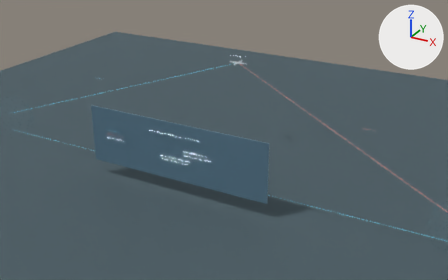
The Blender file projeto/figures/radome_two_nodes_aircraft_100km.blend as it was, and as the next commit left it.
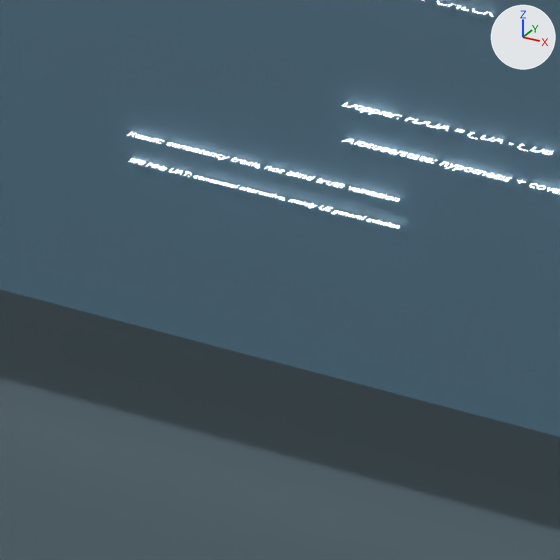
Each version appears first from a camera (50 mm lens) standing at (58.2, -94.0, 55.6) and looking at (7.2, -1.2, 9.2), and next in a close-up on the part from 32% to 46% of the width and 50% to 72% of the height. The axes (+X, +Y, +Z) are drawn at upper right. The lights are the same throughout. The first two pictures are the older version.

In view in the first close-up: 'Observable fusion panel', 'Terrain plane' and 5 more.
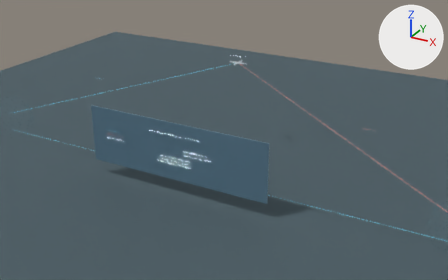
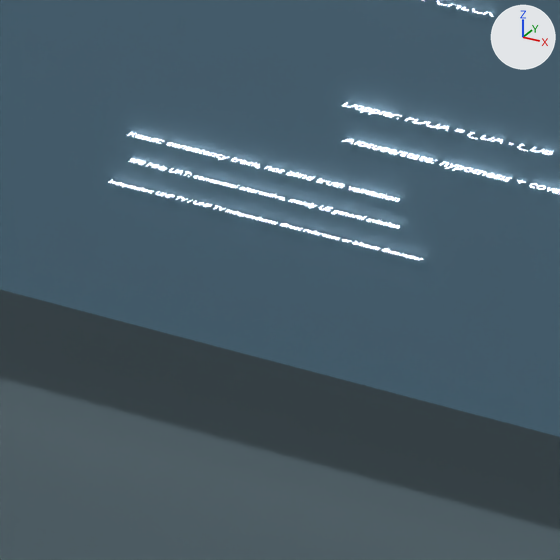
What the commit changed:
Text 'Independent UHF TV / UHF TV independente: direct reference or b' (txt_independent_uhf_tv___uhf_tv_independente__direct_reference_or_b) is new.
Its body is 'Independent UHF TV / UHF TV independente: direct reference or bistatic illuminator'.
It uses material mat_text (white #f3f9ff, glowing white #f3f9ff).
Its extrude is 0.005.
Its align x is 'CENTER'.
Its size is 0.22.
Object 'Independent UHF TV / UHF TV independente: direct reference or b' (ob_independent_uhf_tv___uhf_tv_independente__direct_reference_or_b) is new; it shows txt_independent_uhf_tv___uhf_tv_independente__direct_reference_or_b.
Its location is (0.0, -7.3, 5.05).

Boxes (x1, y1, x2, y2) around the edits, measured in the close-ups (560 x 560 px):
'Independent UHF TV / UHF TV independente: direct reference or b', added: after (108, 180, 423, 260)
